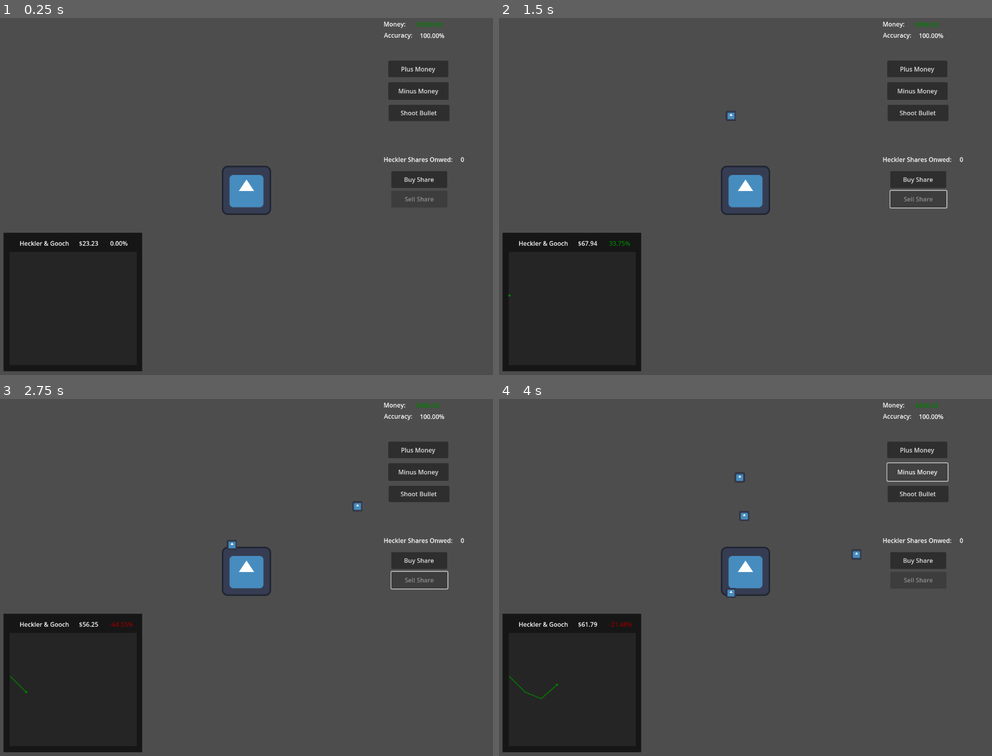
Above: before the commit, frames 1-4 (two rows, left to right).
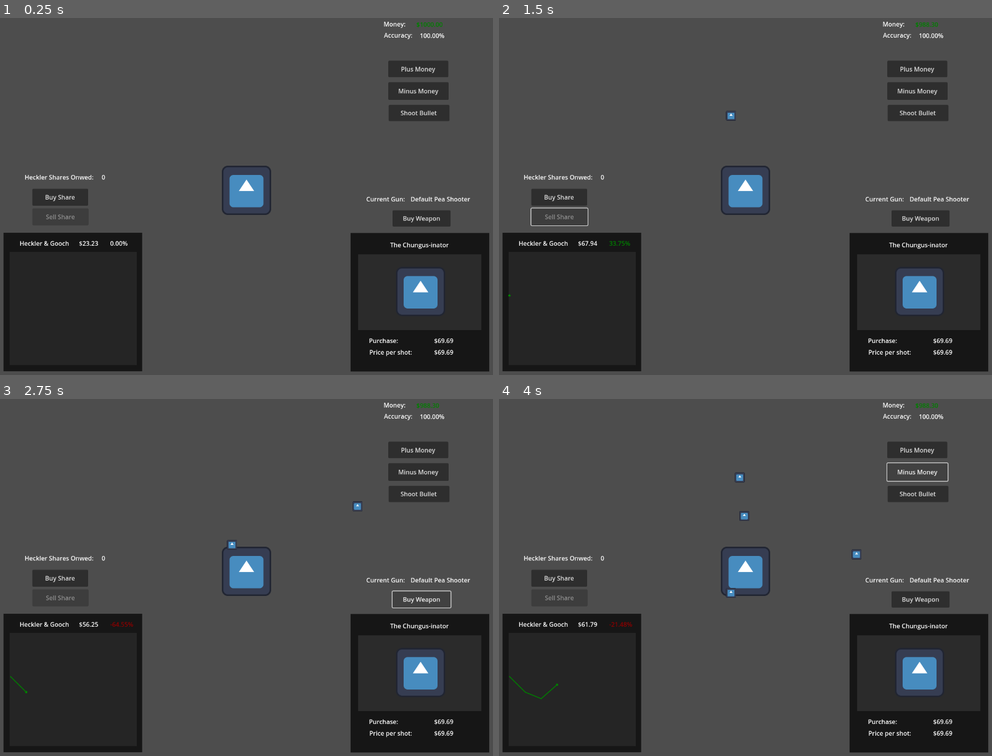
Above: after the commit, the same moments.

Repository: jsatof/bullet_hell_jam_v
Game: Godot game, scene res://Scenes/Main.tscn
Same seed, same stepped clock (60 frames per second), same inputs: the game is played once before the commit and once after it. The engine's default icon, where the game draws it, is replaced by a stand-in: a white triangle on a blue panel in a dark square.
Inputs (mouse positions are in pixels of both pictures, inside the frame that each line leads up to):
- Up to frame 1 (0.25 s): no input
- Up to frame 2 (1.5 s): click "Buy Share" at 0.5 s; click "Sell Share" at 1.25 s
- Up to frame 3 (2.75 s): click (423, 598) at 2 s, where only the run after the commit has a clickable "Buy Weapon"
- Up to frame 4 (4 s): click "Plus Money" at 2.75 s; click "Minus Money" at 3.5 s

The runs differ from the first frame. In frame 1, 12% of the frame differs, in the area x 5-100%, y 38-99%; in frame 2, 12%; in frame 3, 12%; in frame 4, 12%.

Commit message:
Create shop
Added a simple shop that displays information about a gun and an option
to purchase. The test button buys the weapon and should update the
bullet cost and equipped weapon label

Diff:
--- /dev/null
+++ b/Scenes/GunShop.tscn
@@ -0,0 +1,78 @@
+[gd_scene load_steps=2 format=3 uid="uid://5557dvy4b3to"]
+
+[ext_resource type="Texture2D" uid="uid://cwaqx1vlgv32g" path="res://icon.svg" id="1_ytpni"]
+
+[node name="GunShop" type="Control"]
+layout_mode = 3
+anchors_preset = 15
+anchor_right = 1.0
+anchor_bottom = 1.0
+grow_horizontal = 2
+grow_vertical = 2
+
+[node name="BGColorRect" type="ColorRect" parent="."]
+layout_mode = 0
+offset_right = 360.0
+offset_bottom = 360.0
+color = Color(0.0862745, 0.0862745, 0.0862745, 1)
+
+[node name="GunImageRegion" type="Control" parent="."]
+anchors_preset = 0
+offset_left = 20.0
+offset_top = 55.0
+offset_right = 340.0
+offset_bottom = 252.0
+
+[node name="GunImageBGColorRect" type="ColorRect" parent="GunImageRegion"]
+layout_mode = 0
+offset_right = 320.0
+offset_bottom = 197.0
+color = Color(0.169245, 0.169245, 0.169245, 1)
+
+[node name="GunImageSprite2D" type="Sprite2D" parent="GunImageRegion"]
+position = Vector2(162, 97)
+texture = ExtResource("1_ytpni")
+
+[node name="GunNameLabel" type="Label" parent="."]
+layout_mode = 0
+offset_left = 41.0
+offset_top = 19.0
+offset_right = 318.0
+offset_bottom = 42.0
+text = "The Chungus-inator"
+horizontal_alignment = 1
+vertical_alignment = 1
+
+[node name="PurchaseLabel" type="Label" parent="."]
+layout_mode = 0
+offset_left = 48.0
+offset_top = 268.0
+offset_right = 131.0
+offset_bottom = 291.0
+text = "Purchase:"
+
+[node name="PricePerShotLabel" type="Label" parent="."]
+layout_mode = 0
+offset_left = 49.0
+offset_top = 298.0
+offset_right = 89.0
+offset_bottom = 321.0
+text = "Price per shot:"
+
+[node name="PurchaseValueLabel" type="Label" parent="."]
+layout_mode = 0
+offset_left = 217.0
+offset_top = 268.0
+offset_right = 278.0
+offset_bottom = 291.0
+text = "$69.69
+"
+
+[node name="PricePerShotValueLabel" type="Label" parent="."]
+layout_mode = 0
+offset_left = 217.0
+offset_top = 298.0
+offset_right = 278.0
+offset_bottom = 321.0
+text = "$69.69
+"
--- a/Scenes/LevelUI.tscn
+++ b/Scenes/LevelUI.tscn
@@ -1,7 +1,8 @@
-[gd_scene load_steps=3 format=3 uid="uid://ccejxm28iefik"]
+[gd_scene load_steps=4 format=3 uid="uid://ccejxm28iefik"]
 
 [ext_resource type="Script" path="res://Scripts/LevelUI.gd" id="1_cjrv7"]
 [ext_resource type="PackedScene" uid="uid://bqr8gvqlrjdmp" path="res://Scenes/StockGraph.tscn" id="2_y6mi4"]
+[ext_resource type="PackedScene" uid="uid://5557dvy4b3to" path="res://Scenes/GunShop.tscn" id="3_ijx18"]
 
 [node name="LevelUI" type="Control"]
 layout_mode = 3
@@ -68,10 +69,10 @@
 anchors_preset = 1
 anchor_left = 1.0
 anchor_right = 1.0
-offset_left = -284.0
-offset_top = 387.0
-offset_right = -84.0
-offset_bottom = 410.0
+offset_left = -1216.0
+offset_top = 433.0
+offset_right = -1016.0
+offset_bottom = 456.0
 grow_horizontal = 0
 text = "Heckler Shares Onwed:     "
 
@@ -80,10 +81,10 @@
 anchors_preset = 1
 anchor_left = 1.0
 anchor_right = 1.0
-offset_left = -84.0
-offset_top = 387.0
-offset_right = -10.0
-offset_bottom = 410.0
+offset_left = -1016.0
+offset_top = 433.0
+offset_right = -942.0
+offset_bottom = 456.0
 grow_horizontal = 0
 text = "0"
 
@@ -93,6 +94,13 @@
 offset_top = 597.0
 offset_right = -911.0
 offset_bottom = -9.0
+
+[node name="GunShop" parent="." instance=ExtResource("3_ijx18")]
+layout_mode = 1
+offset_left = 910.0
+offset_top = 590.0
+offset_right = -10.0
+offset_bottom = -10.0
 
 [node name="TestButtons" type="Control" parent="."]
 anchors_preset = 0
@@ -126,17 +134,41 @@
 
 [node name="SellShareButton" type="Button" parent="TestButtons"]
 layout_mode = 0
-offset_left = 1016.0
-offset_top = 480.0
-offset_right = 1162.0
-offset_bottom = 524.0
+offset_left = 84.0
+offset_top = 526.0
+offset_right = 230.0
+offset_bottom = 570.0
 disabled = true
 text = "Sell Share"
 
 [node name="BuyShareButton" type="Button" parent="TestButtons"]
 layout_mode = 0
-offset_left = 1016.0
-offset_top = 429.0
-offset_right = 1161.0
-offset_bottom = 473.0
+offset_left = 84.0
+offset_top = 475.0
+offset_right = 229.0
+offset_bottom = 519.0
 text = "Buy Share"
+
+[node name="BuyGunButton" type="Button" parent="TestButtons"]
+layout_mode = 0
+offset_left = 1019.0
+offset_top = 531.0
+offset_right = 1170.0
+offset_bottom = 573.0
+text = "Buy Weapon"
+
+[node name="EquippedGunNameLabel" type="Label" parent="."]
+layout_mode = 0
+offset_left = 951.0
+offset_top = 490.0
+offset_right = 1058.0
+offset_bottom = 517.0
+text = "Current Gun:"
+
+[node name="EquippedGunValueLabel" type="Label" parent="."]
+layout_mode = 0
+offset_left = 1066.0
+offset_top = 490.0
+offset_right = 1173.0
+offset_bottom = 517.0
+text = "Default Pea Shooter"
--- a/Scripts/LevelUI.gd
+++ b/Scripts/LevelUI.gd
@@ -1,15 +1,21 @@
 extends Control
 
+@onready var global := get_node("/root/GlobalState")
 @onready var money_value := $MoneyValueLabel
 @onready var accuracy_value := $AccuracyValueLabel
 @onready var shares_owned_value := $SharesOwnedValueLabel
-@onready var global := get_node("/root/GlobalState")
+@onready var shop_gun_name := $GunNameLabel
+@onready var shop_gun_purchase_value := $PurchaseValueLabel
+@onready var shop_gun_price_per_shot := $PricePerShotValueLabel
+@onready var gun_image_region := $GunImageRegion
 
 @onready var shoot_button := $TestButtons/ShootBulletButton
 @onready var boost_money := $TestButtons/BoostMoneyButton
 @onready var subtract_money := $TestButtons/SubtractMoneyButton
 @onready var buy_share_button := $TestButtons/BuyShareButton
 @onready var sell_share_button := $TestButtons/SellShareButton
+@onready var buy_gun_button := $TestButtons/BuyGunButton
+
 
 func _ready():
 	money_value.text = "$%.2f" % global.money
@@ -21,6 +27,7 @@
 	subtract_money.button_down.connect(on_subtract_money)
 	buy_share_button.button_down.connect(on_buy_share_pressed)
 	sell_share_button.button_down.connect(on_sell_share_pressed)
+	buy_gun_button.button_down.connect(on_buy_gun_pressed)
 
 func on_shoot_button():
 	global.bullet_count += 1
@@ -70,3 +77,6 @@
 func on_sell_share_pressed():
 	global.sell_heckler_stock()
 	update_stock_owned()
+
+func on_buy_gun_pressed():
+	update_money()
--- a/Scripts/StockGraphGraph.gd
+++ b/Scripts/StockGraphGraph.gd
@@ -4,6 +4,7 @@
 @onready var price_label = get_parent().get_node("StockPriceLabel")
 @onready var price_diff_label = get_parent().get_node("StockDiffLabel")
 @onready var color_rect = get_parent().get_node("GraphBGColorRect")
+@onready var timer := get_parent().get_node("Timer")
 
 var stock_points: PackedFloat32Array
 
@@ -16,6 +17,7 @@
 	assert(price_label)
 	assert(price_diff_label)
 	assert(color_rect)
+	assert(timer)
 
 func _draw():
 	for i in range(1, len(stock_points)):
@@ -31,6 +33,7 @@
 # so far only the last 10 points are saved,
 # the oldest will be evicted when a new one comes in if full
 func _on_timer_timeout():
+	print("Current Stock Price: $%.2f" % global.heckler_stock_price)
 	var current_price: float = global.heckler_stock_price
 	var percent_diff: float = global.heckler_percent_diff
 
@@ -45,6 +48,11 @@
 	var new_price_point: float = y_start_pos - scaling * current_price
 	stock_points.push_back(new_price_point)
 
+	# Test code for interacting with stock market
+	if current_price > 70.0:
+		print("Current Stock Price: ", current_price)
+		timer.stop()
+
 	if len(stock_points) >= 10:
 		stock_points = stock_points.slice(1, 10)
 
--- a/global_state.gd
+++ b/global_state.gd
@@ -13,19 +13,33 @@
 
 var rng := RandomNumberGenerator.new()
 
+var pea_shooter_gun := [
+	"Pea Shooter", 	# Name
+	100.0, 			# Damage
+	10.0,			# Cost per shot
+]
+var bigger_gun := [
+	"Bigger Gun",	# Name
+	200.0,			# Damage
+	25.0,			# Cost per shot
+]
+var current_gun: Array = pea_shooter_gun
+
 func _ready():
-	rng.seed = 42069
+	rng.seed = 42069 # TODO: remove me when finalizing
 	set_new_heckler_stock_price()
 
 func set_new_heckler_stock_price():
 	last_heckler_stock_price = heckler_stock_price
-	heckler_stock_price = rng.randf() * 50.0 + 40.0
+	heckler_stock_price = rng.randf() * 50.0 + 40.0 # range from [40.0, 90.0)
 	heckler_percent_diff = heckler_stock_price - last_heckler_stock_price / heckler_stock_price * 100.0
 
 func buy_heckler_stock():
 	heckler_shares_owned += 1
 	money -= heckler_stock_price
+	print("Bought Stock for $", heckler_stock_price)
 
 func sell_heckler_stock():
 	heckler_shares_owned -= 1
 	money += heckler_stock_price
+	print("Sold Stock for $", heckler_stock_price)
